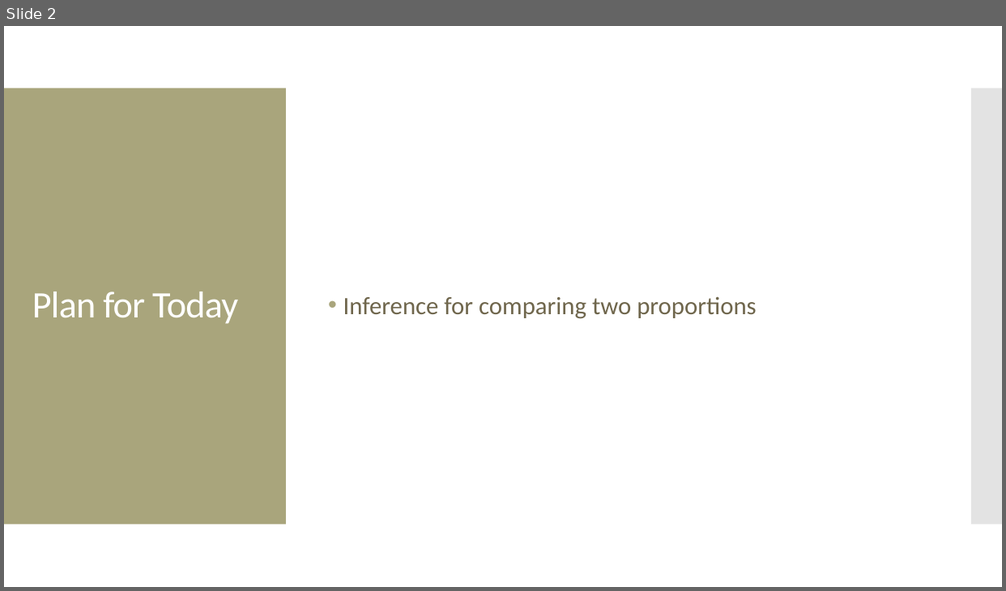
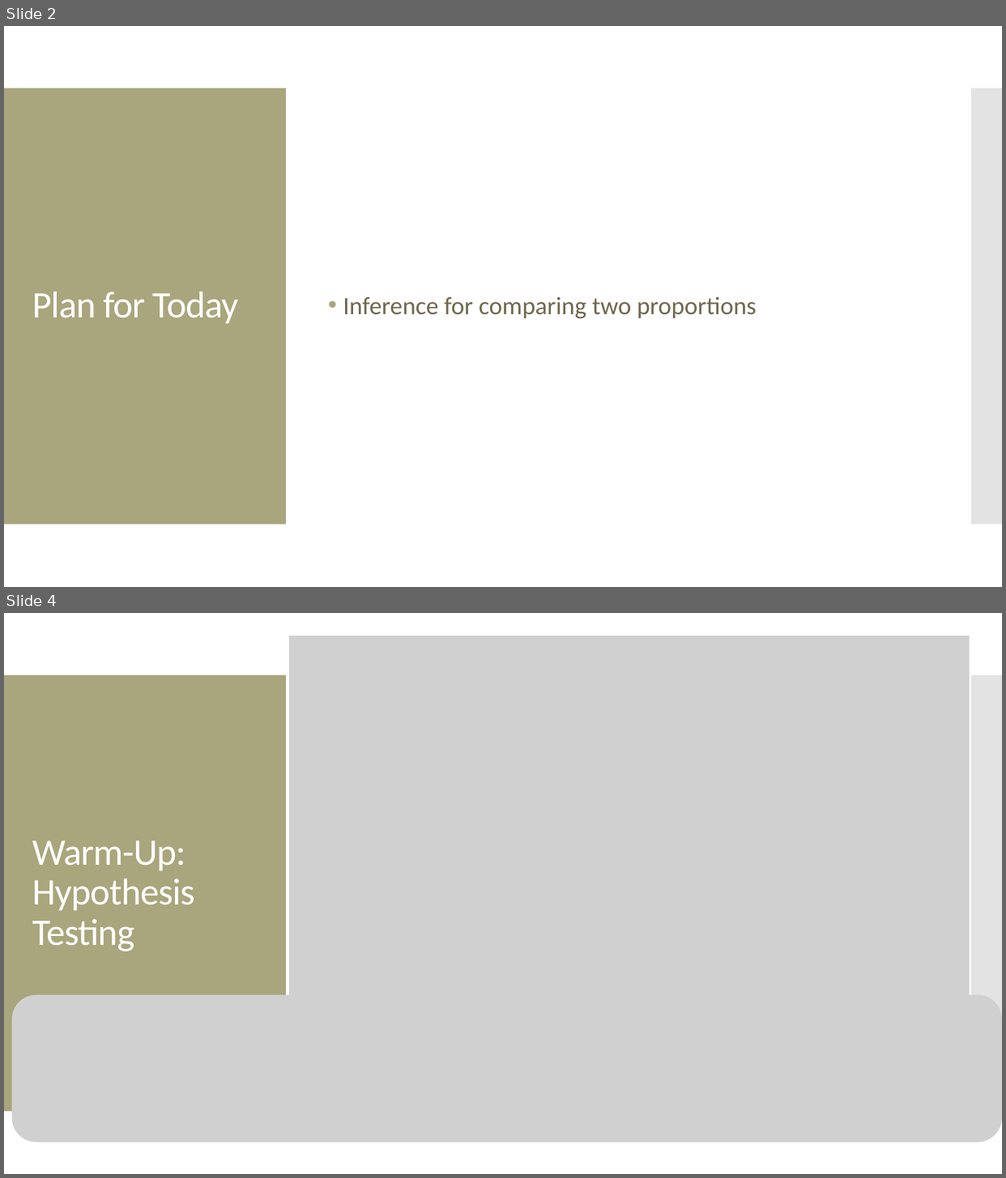
Before and after one commit to amosca01/MATH108-S24, a slide deck: slides/11-categorical-inference-pt1.pptx. Shown one above the other, each under a label of ours: slide 2 before the commit, slides 2 and 4 after it; the slides between them are not shown. The pictures are 1006x591 and 1006x1178 pixels, drawn with LibreOffice and Linux fonts; fonts in the diff are those of the drawing; grey boxes stand for pictures. Boxes give left, top, right and bottom in pixels: in the first picture for what was removed or moved away, otherwise in the second. Text is boxed around its words. In the diff, an @@ line names an element or a change of style, - is before the commit and + after.

```diff
--- a/slides/11-categorical-inference-pt1.pptx
+++ b/slides/11-categorical-inference-pt1.pptx
@@ slide 4 added at [4, 613, 1002, 1174], background #FFFFFF; not listed: 2 template elements that a slide beside it also shows @@
@@ picture added at [289, 636, 970, 1081] @@
@@ title added at [32, 841, 195, 952], 36 pt, text #FFFFFF @@
+Warm-Up: Hypothesis Testing
@@ picture added at [11, 995, 1002, 1142] @@
```
Also in this commit, not shown: 2 other slides added, 2 slides removed, 2 other files.
